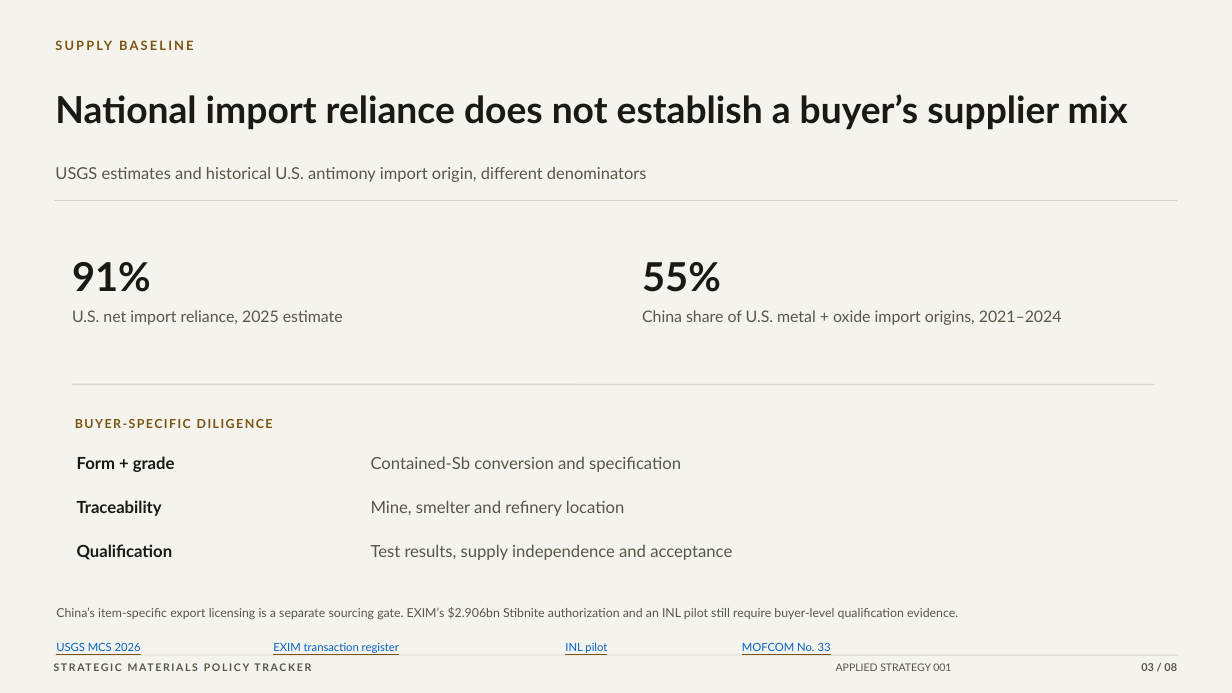
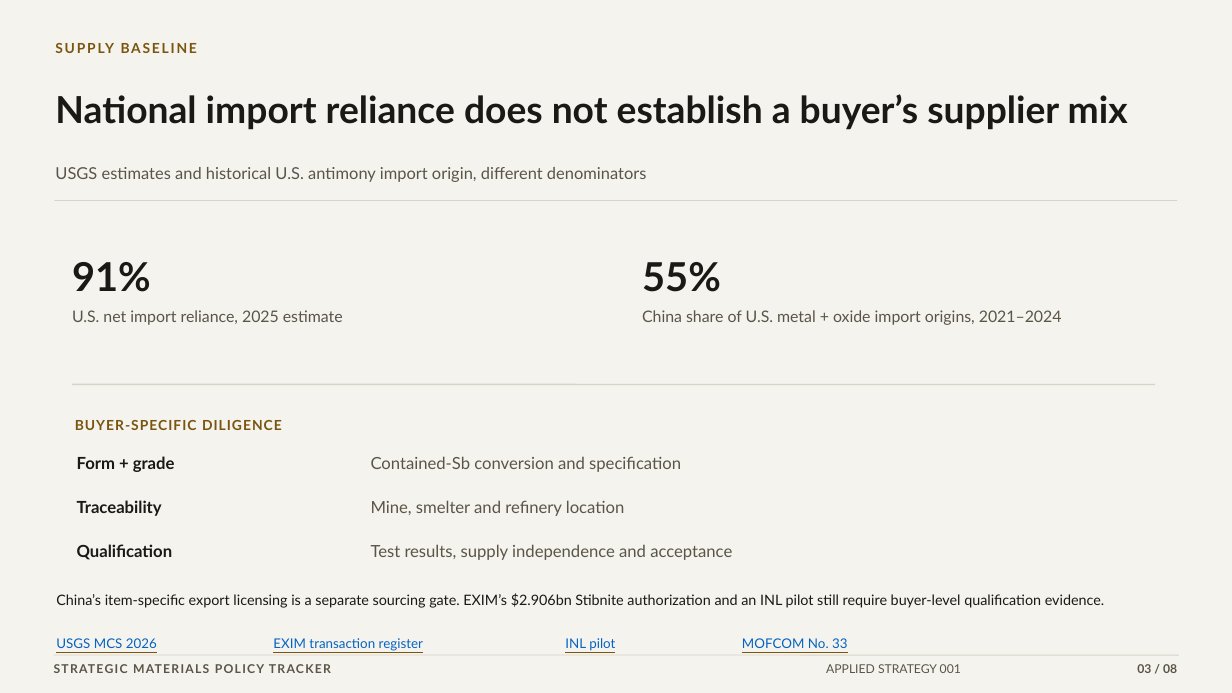
Before and after one commit to VSSpowerlifting/strategic-materials-policy-tracker, a slide deck: slide 3 of public/research/applied-001/antimony-supply-resilience-archivo-executive.pptx. Drawn at 1232x693 pixels with LibreOffice and Linux fonts; fonts in the diff are those of the drawing. Boxes give left, top, right and bottom in pixels: in the first picture for what was removed or moved away, otherwise in the second. Text is boxed around its words. In the diff, an @@ line names an element or a change of style, - is before the commit and + after.

```diff
--- a/public/research/applied-001/antimony-supply-resilience-archivo-executive.pptx
+++ b/public/research/applied-001/antimony-supply-resilience-archivo-executive.pptx
@@ text "SUPPLY BASELINE" at (55,36,1146,59): size 10 to 10.8 pt, letter spacing 1.7 to 1.4 pt @@
@@ text "BUYER-SPECIFIC DILIGENCE" at (75,420,282,430): size 9.7 to 10.8 pt, letter spacing 1.1 to 0.8 pt @@
@@ text "China’s item-specific export licensing is ...": place and size @@
-text "China’s item-specific export licensing is ..." at (56,607,958,619)
+text "China’s item-specific export licensing is ..." at (56,593,1104,608)
@@ text "China’s item-specific export licensing is ..." at (56,593,1104,608): size 9.6 to 11.2 pt, text colour #5B5548 to #1B1915 @@
@@ size 8.8 to 10.4 pt in 4 elements at (273,638,423,651), (742,638,847,648), (56,638,157,648), (565,638,615,651) @@
@@ text "STRATEGIC MATERIALS POLICY TRACKER" at (54,660,479,678): size 8.2 to 9.5 pt, letter spacing 1.3 to 1 pt @@
@@ text "APPLIED STRATEGY 001" at (826,664,961,673): size 8.2 to 9.5 pt @@
@@ text "03 / 08" at (1137,664,1177,673): size 8.5 to 9.5 pt @@
```
Also in this commit, not shown: 7 other slides changed, 4 other files.
